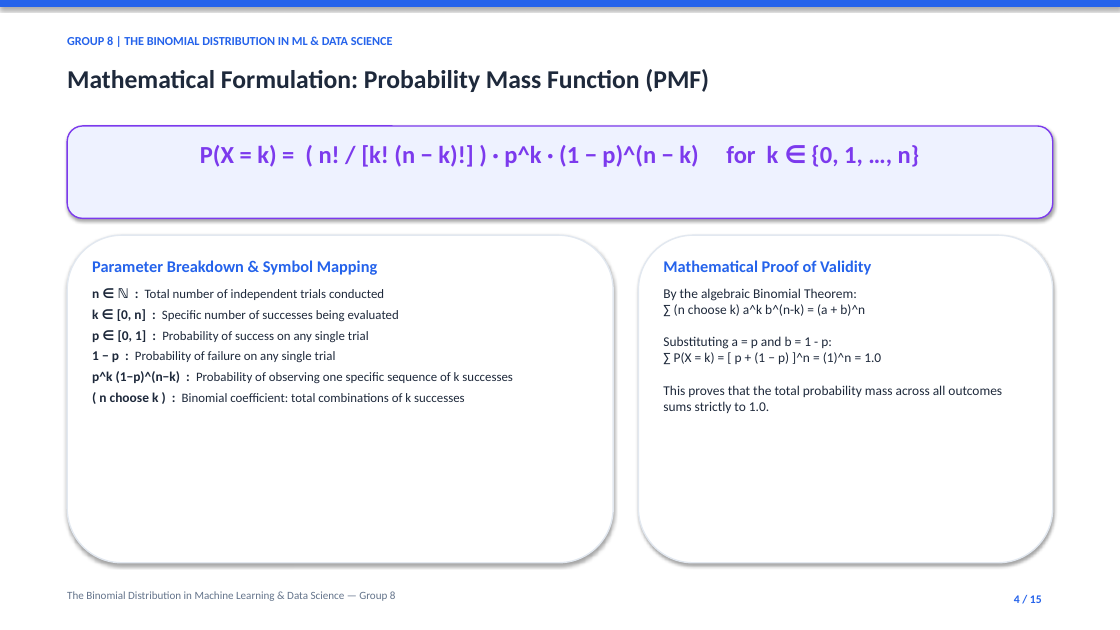
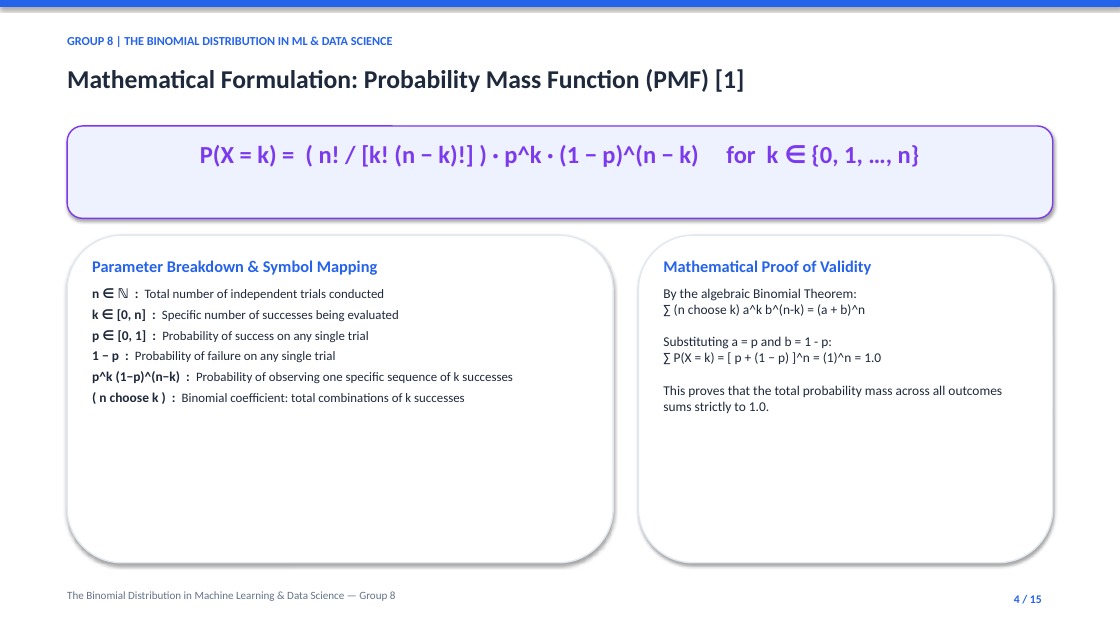
Before and after one commit to TariqYouhana/stat-probability-distributions-ml, a slide deck: slide 4 of slides.pptx. Drawn at 1120x630 pixels with LibreOffice and Linux fonts; fonts in the diff are those of the drawing. Boxes give left, top, right and bottom in pixels: in the first picture for what was removed or moved away, otherwise in the second. Text is boxed around its words. In the diff, an @@ line names an element or a change of style, - is before the commit and + after.

```diff
--- a/slides.pptx
+++ b/slides.pptx
@@ text at (x1=67, y1=69, x2=745, y2=92): text changed @@
-Mathematical Formulation: Probability Mass Function (PMF)
+Mathematical Formulation: Probability Mass Function (PMF) [1]
```
Also in this commit, not shown: 9 other slides changed, 11 other files.
